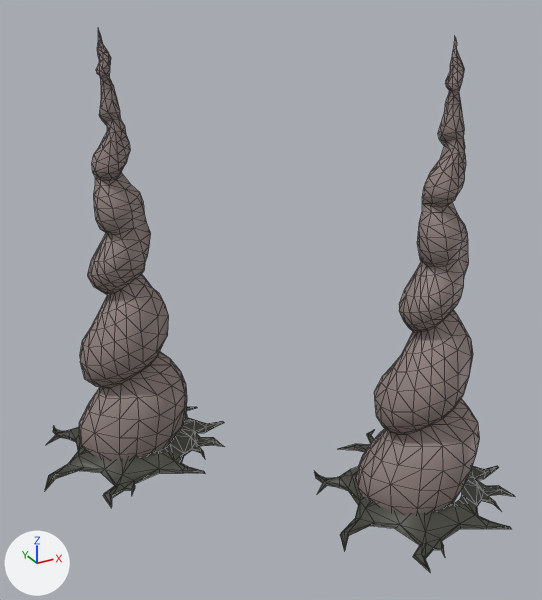
One commit to the glTF model www/models/layouts/079_spiral_stalagmite_var1.glb: the scene before it, then after it.
The view is the same before and after, from a camera (50 mm lens) standing at (-1.08, -2.03, 1.66) and looking at (0.01, -0.04, 0.67). Lighting does not change. The marker at lower left points along +X, +Y and +Z. Mesh edges are drawn as thin lines. Where no turn or scale is listed for an object, it has been applied to the vertices.

The older version as bpy lines, for what is in view:
```python
me_circle_001 = bpy.data.meshes.new('Circle.001')
me_circle_001.from_pydata(...)  # 178 vertices, 263 faces; spans x -0.357..0.335, y -0.244..0.421, z -0.051..-0.001
me_circle_001.materials.append(mat_4_3)  # black #43433b
me_circle_003 = bpy.data.meshes.new('Circle.003')
me_circle_003.from_pydata(...)  # 178 vertices, 263 faces; spans x -0.381..0.358, y -0.26..0.449, z -0.049..-0.001
me_circle_003.materials.append(mat_4_3)  # black #43433b
me_plane = bpy.data.meshes.new('Plane')
me_plane.from_pydata(...)  # 488 vertices, 957 faces; spans x -0.19..0.23, y -0.19..0.21, z 0.0..1.5
me_plane.materials.append(mat_10_14)  # grey #93837f
me_plane_001 = bpy.data.meshes.new('Plane.001')
me_plane_001.from_pydata(...)  # 488 vertices, 957 faces; spans x -0.19..0.23, y -0.19..0.21, z 0.0..1.5
me_plane_001.materials.append(mat_10_14)  # grey #93837f
ob_roots_1 = bpy.data.objects.new('roots_1', me_circle_003)
ob_roots_1.location = (-0.362, 0.285, 0.046)
ob_roots_2 = bpy.data.objects.new('roots_2', me_circle_001)
ob_roots_2.location = (0.389, -0.466, 0.046)
ob_roots_2.scale = (1.07, 1.07, 0.953)
ob_stalagmite_1 = bpy.data.objects.new('stalagmite_1', me_plane)
ob_stalagmite_1.location = (-0.38, 0.365, 0.0)
ob_stalagmite_2 = bpy.data.objects.new('stalagmite_2', me_plane_001)
ob_stalagmite_2.location = (0.371, -0.386, 0.0)
```
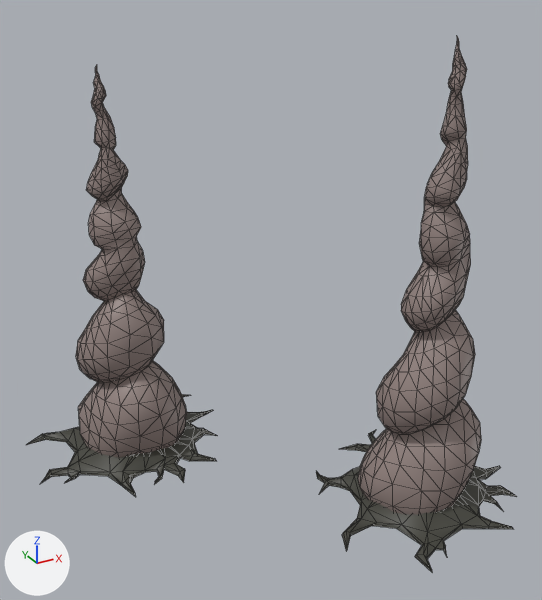
Commit message: More stalagmites

Changed parts and their boxes (x1, y1, x2, y2) in the pictures (542 x 600 px):
```json
{"object": "stalagmite_1", "change": "moved", "before": [79, 29, 187, 460], "after": [358, 36, 481, 514]}
{"object": "stalagmite_2", "change": "moved, turned, rescaled", "before": [356, 37, 480, 514], "after": [76, 65, 187, 457]}
{"object": "roots_2", "change": "moved, turned", "before": [314, 430, 515, 572], "after": [26, 394, 217, 497]}
{"object": "roots_1", "change": "moved", "before": [44, 407, 224, 507], "after": [316, 430, 517, 572]}
```

The change, as JSON lines over the scene's bpy script:
```json
{"op": "set", "path": "ob_roots_1.location", "old": "(-0.362, 0.285, 0.046)", "new": "(0.394, -0.469, 0.046)"}
{"op": "set", "path": "ob_stalagmite_1.location", "old": "(-0.38, 0.365, 0.0)", "new": "(0.376, -0.389, 0.0)"}
{"op": "set", "path": "ob_roots_2.location", "old": "(0.389, -0.466, 0.046)", "new": "(-0.42, 0.32, 0.046)"}
{"op": "set", "path": "ob_roots_2.rotation_euler", "old": "(0.0, 0.0, 0.0)", "new": "(0.0, 0.0, -0.76)", "note": "degrees (0, 0, 0) -> degrees (0, 0, -44)"}
{"op": "set", "path": "ob_stalagmite_2.location", "old": "(0.371, -0.386, 0.0)", "new": "(-0.378, 0.39, 0.0)"}
{"op": "set", "path": "ob_stalagmite_2.rotation_euler", "old": "(0.0, 0.0, 0.0)", "new": "(0.0, 0.0, -0.76)", "note": "degrees (0, 0, 0) -> degrees (0, 0, -44)"}
{"op": "set", "path": "ob_stalagmite_2.scale", "old": "(1.0, 1.0, 1.0)", "new": "(1.0, 1.0, 0.927)"}
```
